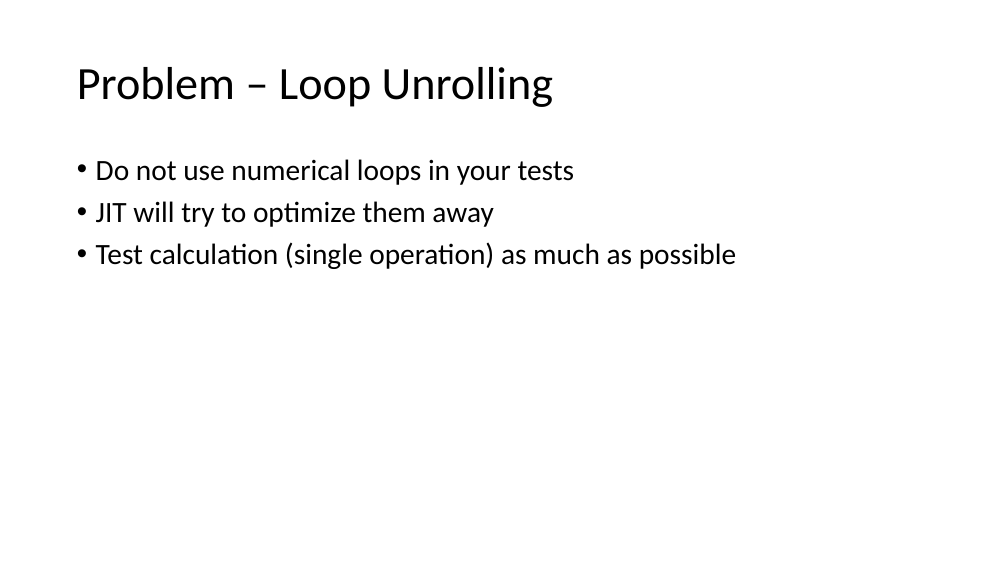
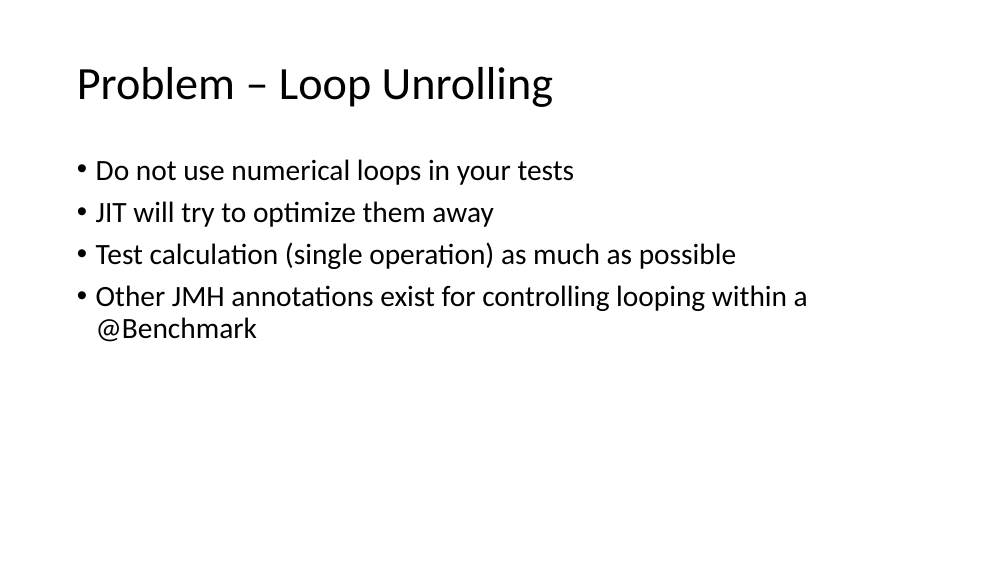
Before and after one commit to tresat/JMH-Presentation, a slide deck: slide 39 of doc/slides.pptx. Drawn at 1008x567 pixels with LibreOffice and Linux fonts; fonts in the diff are those of the drawing. Boxes give left, top, right and bottom in pixels: in the first picture for what was removed or moved away, otherwise in the second. Text is boxed around its words. In the diff, an @@ line names an element or a change of style, - is before the commit and + after.

```diff
--- a/doc/slides.pptx
+++ b/doc/slides.pptx
@@ text at (x1=96, y1=285, x2=808, y2=342): paragraph added @@
+• Other JMH annotations exist for controlling looping within a @Benchmark
```
Also in this commit, not shown: 6 other slides changed, 3 other files.
